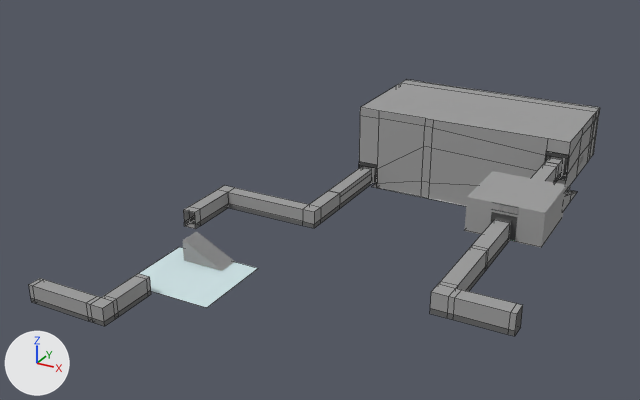
The Blender file Working/Scenes/level3.blend as it was, and as the next commit left it.
The view is the same before and after, from a 50 mm lens placed at (107.0, -125.6, 90.0), pointed at (19.1, 34.3, 10.0). Every picture has the same lights, and +X, +Y and +Z are marked at lower left. Mesh edges are drawn as thin lines on the coarser meshes.

In view in the first picture: 'Cube.005', 'LevelEntryBend', 'LevelEntryBend.002', 'LevelGeometry', 'Plane', 'Plane.002', 'Plane.006', 'Reflection', 'Stairs'.
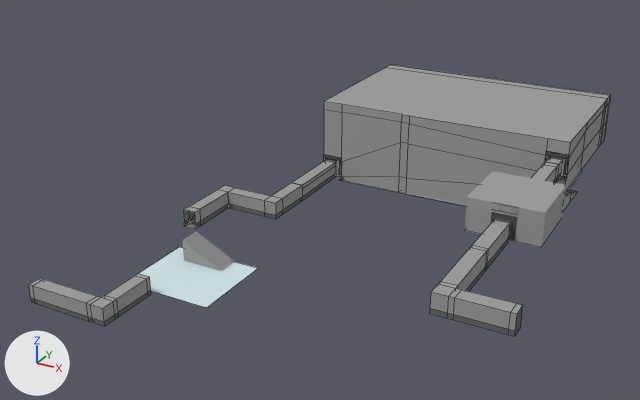
Changed parts and their boxes [x1, y1, x2, y2] in the pictures (640 x 400 px; the box of a moved part takes in the faces that stretch with it):
'LevelGeometry', reshaped (18% wider, 10% taller)
    before: [328, 80, 600, 208]
    after: [291, 65, 611, 206]
'Plane.002', reshaped (24% narrower)
    before: [183, 185, 340, 229]
    after: [183, 183, 302, 229]
'Reflection', reshaped, moved
    before: [372, 183, 570, 206]
    after: [340, 171, 582, 206]
part 1 of me_plane_005, moved or reshaped
    before: [261, 191, 340, 228]
    after: [261, 183, 302, 219]

What changed in the scene script:
```text
Change me_plane_005:
    where me_plane_005.from_pydata(...)  # 42 vertices, 36 faces; spans x -1.0..25.0, y -1.0..24.0, z 0.0..4.0
    used by ob_plane_002; location = (-5.0, 18.0, 5.0)
    me_plane_005 part 1: all 18 vertices in x 22.0..25.0, y 12.0..24.0, z 0.0..4.0 are moved by (-10.0, 0.0, 0.0)
Change me_plane_002:
    used by ob_levelgeometry; location = (36.0, 72.0, 4.0)
    remove me_plane_002.from_pydata(...)  # 248 vertices, 224 faces; spans x -20.0..31.0, y -30.0..16.0, z -0.1..20.0
    add me_plane_002.from_pydata(...)  # 248 vertices, 224 faces; spans x -30.0..31.0, y -30.0..28.0, z -0.1..20.0
    me_plane_002 part 2: 201 of 248 vertices moved; they spanned x -20.0..31.0, y -30.0..16.0, z -0.1..20.0 and now span x -30.0..31.0, y -30.0..28.0, z -0.1..20.0; mean shift (-6.1, 7.7, 0.0); largest move (-15.0, 9.0, -0.1) -> (-25.0, 21.0, -0.1)
Change me_plane_003:
    where me_plane_003.from_pydata(...)  # 4 vertices, 1 face; spans x -21.8..21.8, y -11.7..11.7, z 0.0
    used by ob_reflection; location = (41.5, 71.5, 4.0)
    me_plane_003 part 3
    me_plane_003.vertices[0].co: (-21.8, 11.7, 0.0) -> (-26.3, 17.7, 0.0)
    me_plane_003.vertices[1].co: (21.8, 11.7, 0.0) -> (26.3, 17.7, 0.0)  # pixel (570, 187) -> pixel (582, 171)
    me_plane_003.vertices[2].co: (-21.8, -11.7, 0.0) -> (-26.3, -17.7, 0.0)  # pixel (371, 186) -> pixel (339, 180)
    me_plane_003.vertices[3].co: (21.8, -11.7, 0.0) -> (26.3, -17.7, 0.0)
Change ob_reflection:
    ob_reflection.location: (41.5, 71.5, 4.0) -> (37.0, 77.5, 4.0)
```
